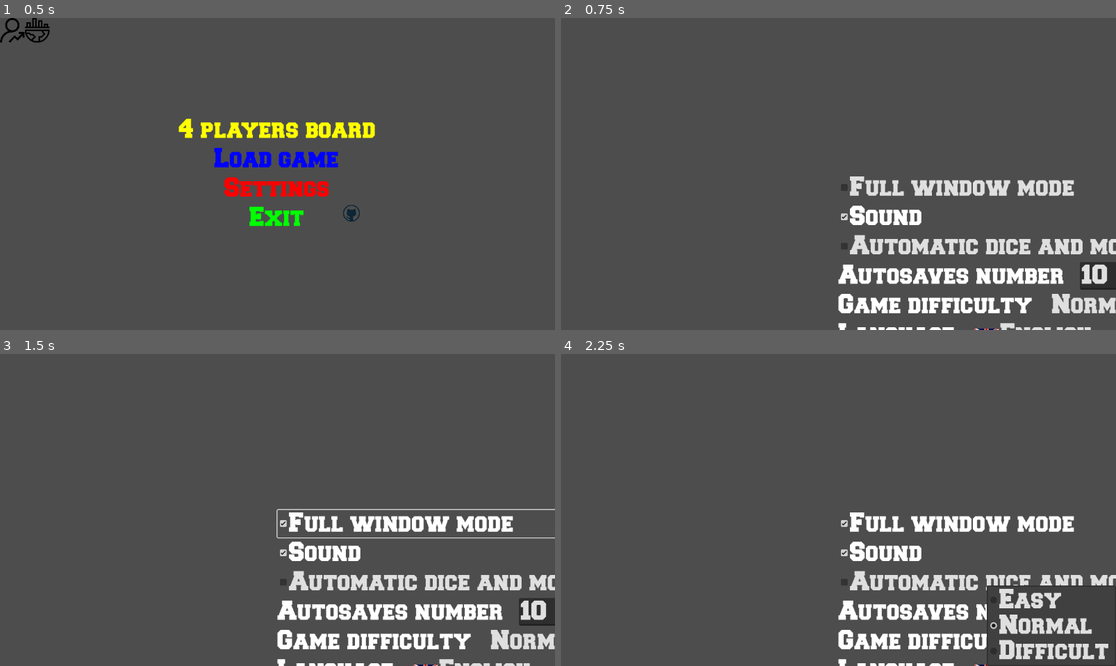
Above: before the commit, frames 1-4 (two rows, left to right).
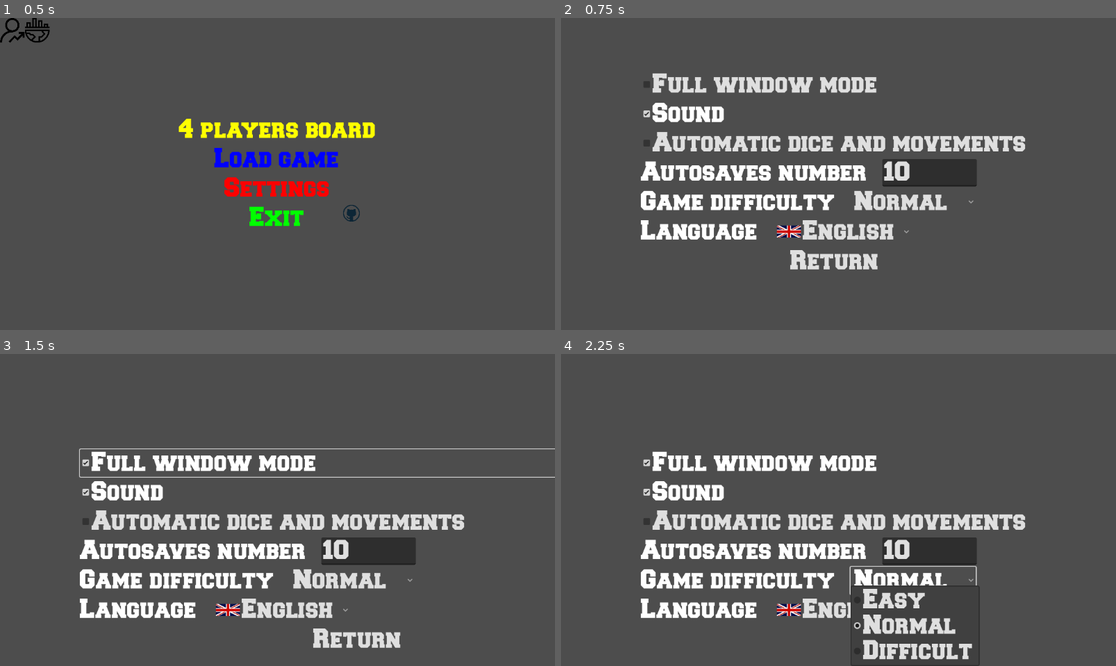
Above: after the commit, the same moments.

Repository: turulomio/gdparchis
Game: Godot game, scene res://scenes/Main.tscn
Two runs of this game, one before a commit and one after it. Both use one fixed random seed, a clock stepped at 60 frames per second and the inputs below.
Inputs:
- Up to frame 1 (0.5 s): no input
- Up to frame 2 (0.75 s): click "Settings" at 0.5 s
- Up to frame 3 (1.5 s): click "Full window mode" at 1.25 s
- Up to frame 4 (2.25 s): click "Normal" at 2 s

Frame 1 is identical in both runs. In frame 2, 19% of the frame differs, in the area x 14-100%, y 17-100%; in frame 3, 18%; in frame 4, 18%.

Commit message:
Trying resize

Diff:
--- a/scenes/Options.gd
+++ b/scenes/Options.gd
@@ -3,6 +3,7 @@
 
 # Called when the node enters the scene tree for the first time.
 func _ready():
+	get_tree().get_root().size_changed.connect(self.resize)
 	$VBoxContainer/FullScreen.set_pressed(Globals.settings.get("full_screen",false))
 	$VBoxContainer/Sound.set_pressed(Globals.settings.get("sound",true))
 	$VBoxContainer/AutomaticDice.set_pressed(Globals.settings.get("automatic",false))
@@ -25,6 +26,14 @@
 	else:
 		DisplayServer.window_set_mode(DisplayServer.WINDOW_MODE_FULLSCREEN, 0)
 		Globals.settings["full_screen"]=true
+	self.resize()
+
+
+func resize():
+	print($VBoxContainer.size)
+	$VBoxContainer.size=DisplayServer.window_get_size()
+	print($VBoxContainer.size)
+
 
 func _on_AutomaticDice_toggled(button_pressed):
 	Globals.settings["automatic"]=button_pressed
--- a/scenes/Options.tscn
+++ b/scenes/Options.tscn
@@ -2,26 +2,35 @@
 
 [ext_resource type="Script" path="res://scenes/Options.gd" id="1"]
 [ext_resource type="Theme" uid="uid://be25la3s3qsje" path="res://themes/Freshman.tres" id="2"]
-[ext_resource type="Texture2D" uid="uid://o6qb4s4u3m2v" path="res://images/uk.png" id="3_mqnaa"]
-[ext_resource type="Texture2D" uid="uid://caxu6i7ahqnan" path="res://images/spain.png" id="4_qf5of"]
-[ext_resource type="Texture2D" uid="uid://dwewd2n3uych4" path="res://images/france.png" id="5_o4d7o"]
+[ext_resource type="Texture2D" uid="uid://bdfyn8jsixv56" path="res://images/uk.png" id="3_mqnaa"]
+[ext_resource type="Texture2D" uid="uid://cww7gnwj22hr" path="res://images/spain.png" id="4_qf5of"]
+[ext_resource type="Texture2D" uid="uid://du6575wlbk4b8" path="res://images/france.png" id="5_o4d7o"]
 
 [node name="Options" type="Control"]
 layout_mode = 3
 anchors_preset = 15
 anchor_right = 1.0
 anchor_bottom = 1.0
+offset_right = -15.0
+offset_bottom = -4.0
 grow_horizontal = 2
 grow_vertical = 2
 theme = ExtResource("2")
 script = ExtResource("1")
 
 [node name="VBoxContainer" type="VBoxContainer" parent="."]
-layout_mode = 0
+layout_mode = 1
+anchors_preset = 8
 anchor_left = 0.5
 anchor_top = 0.5
 anchor_right = 0.5
 anchor_bottom = 0.5
+offset_left = -402.5
+offset_top = -236.0
+offset_right = 402.5
+offset_bottom = 236.0
+grow_horizontal = 2
+grow_vertical = 2
 alignment = 1
 
 [node name="FullScreen" type="CheckBox" parent="VBoxContainer"]
